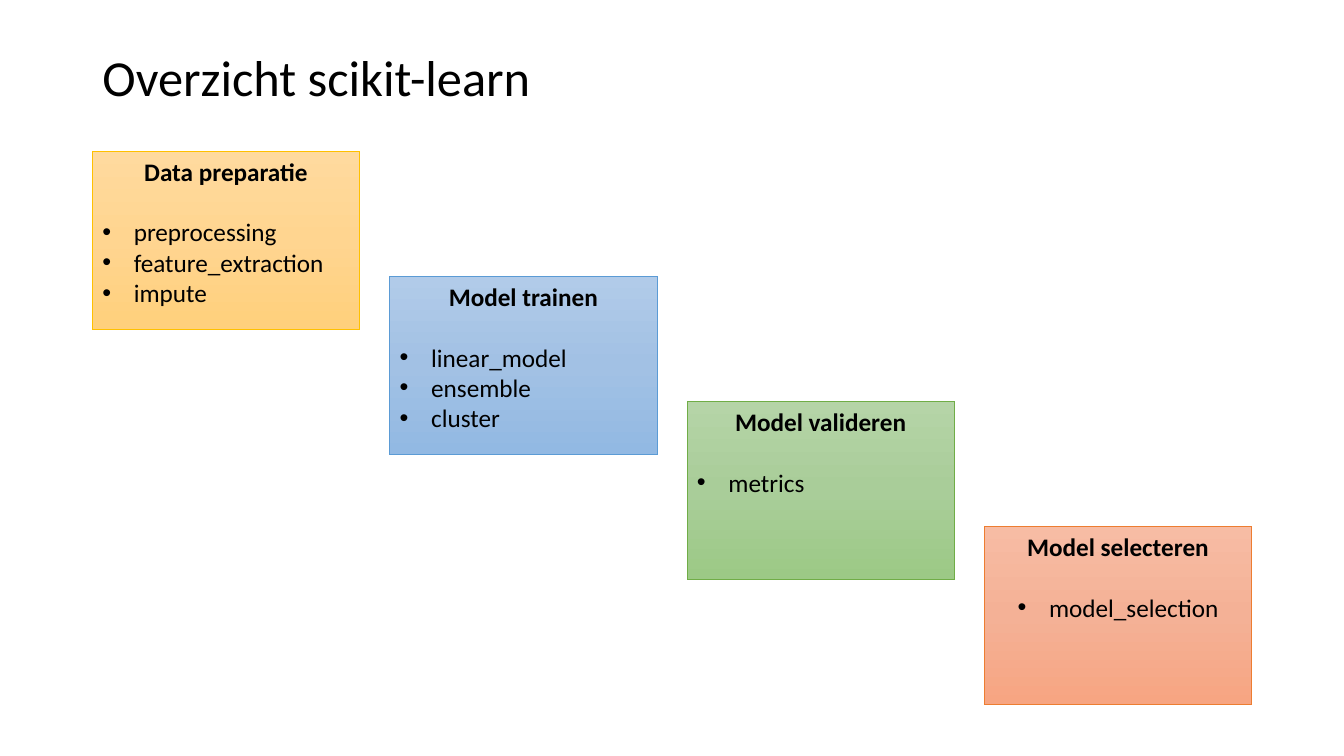
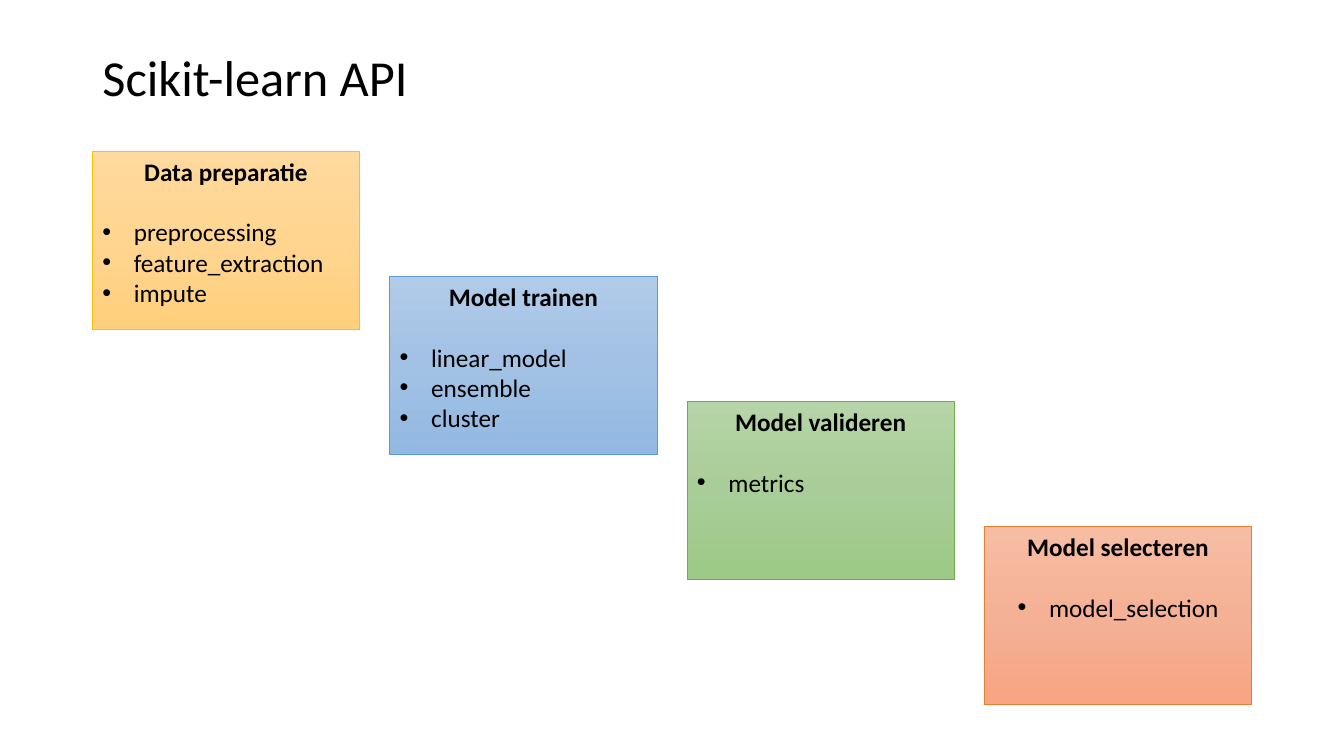
Before and after one commit to LFKoning/knowledge-sharing, a slide deck: slide 7 of python_trainees/4_scikit_learn/python_traineeship_4.pptx. Drawn at 1344x756 pixels with LibreOffice and Linux fonts; fonts in the diff are those of the drawing. Boxes give left, top, right and bottom in pixels: in the first picture for what was removed or moved away, otherwise in the second. Text is boxed around its words. In the diff, an @@ line names an element or a change of style, - is before the commit and + after.

```diff
--- a/python_trainees/4_scikit_learn/python_traineeship_4.pptx
+++ b/python_trainees/4_scikit_learn/python_traineeship_4.pptx
@@ title at (102,61,408,97): text changed @@
-Overzicht scikit-learn
+Scikit-learn API
```
Also in this commit, not shown: 5 other slides changed, 5 slides added, 1 slide removed.
